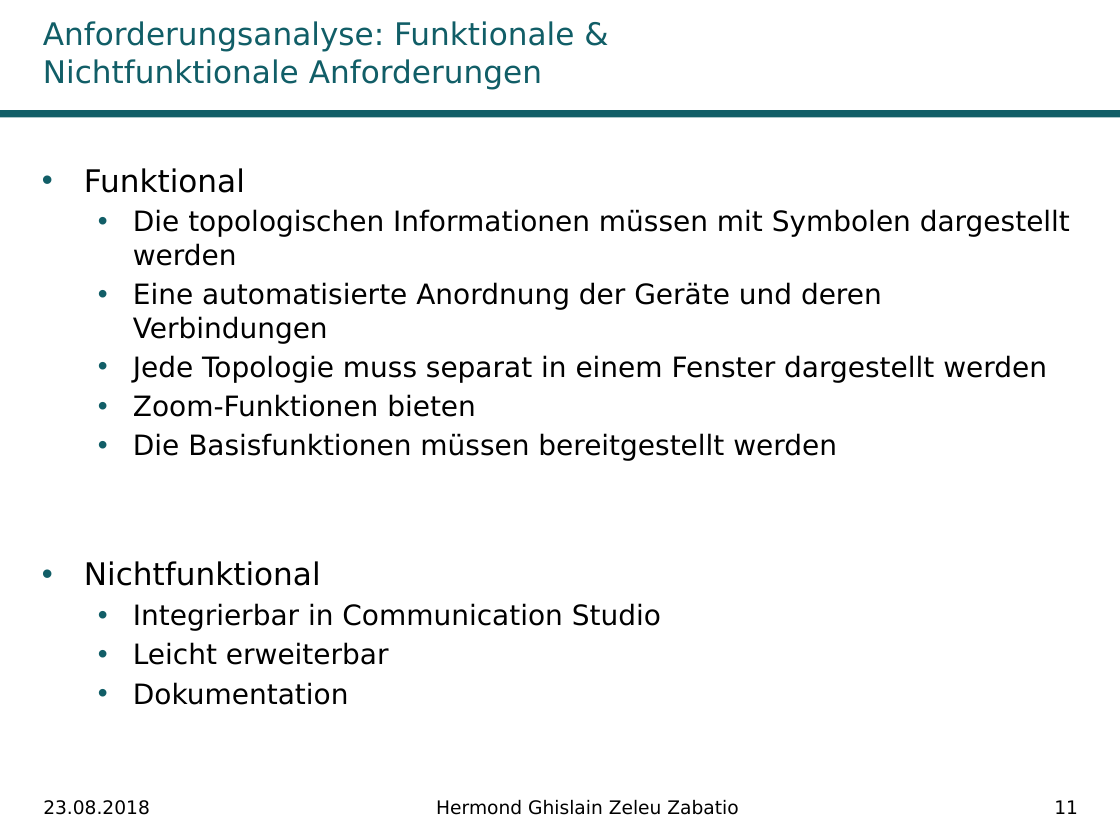
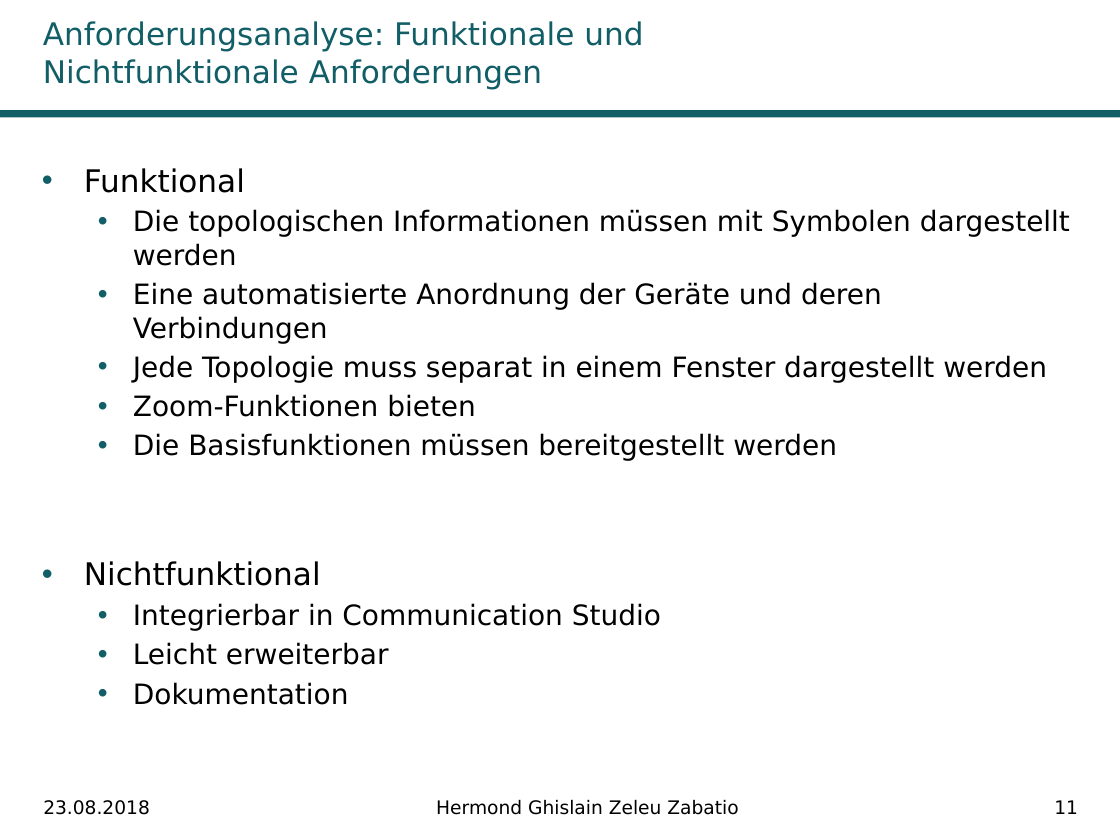
Before and after one commit to Ghislain1/zoe-fb-app, a slide deck: slide 11 of Master-Abschluss.pptx. Drawn at 1120x840 pixels with LibreOffice and Linux fonts; fonts in the diff are those of the drawing; background and template pictures are left out. Boxes give left, top, right and bottom in pixels: in the first picture for what was removed or moved away, otherwise in the second. Text is boxed around its words. In the diff, an @@ line names an element or a change of style, - is before the commit and + after.

```diff
--- a/Master-Abschluss.pptx
+++ b/Master-Abschluss.pptx
@@ title at (43,21,643,89): text changed @@
-Anforderungsanalyse: Funktionale & Nichtfunktionale Anforderungen
+Anforderungsanalyse: Funktionale und Nichtfunktionale Anforderungen
```
Also in this commit, not shown: 22 other slides changed.
